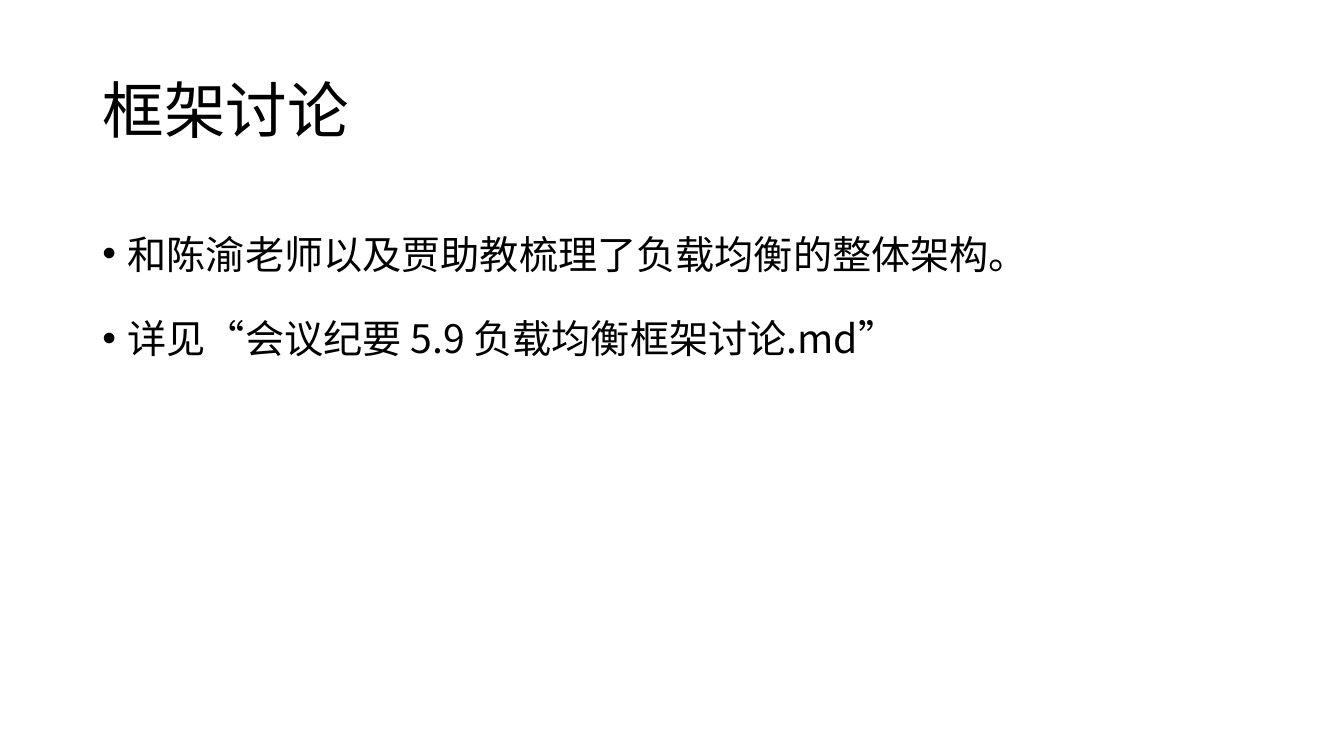
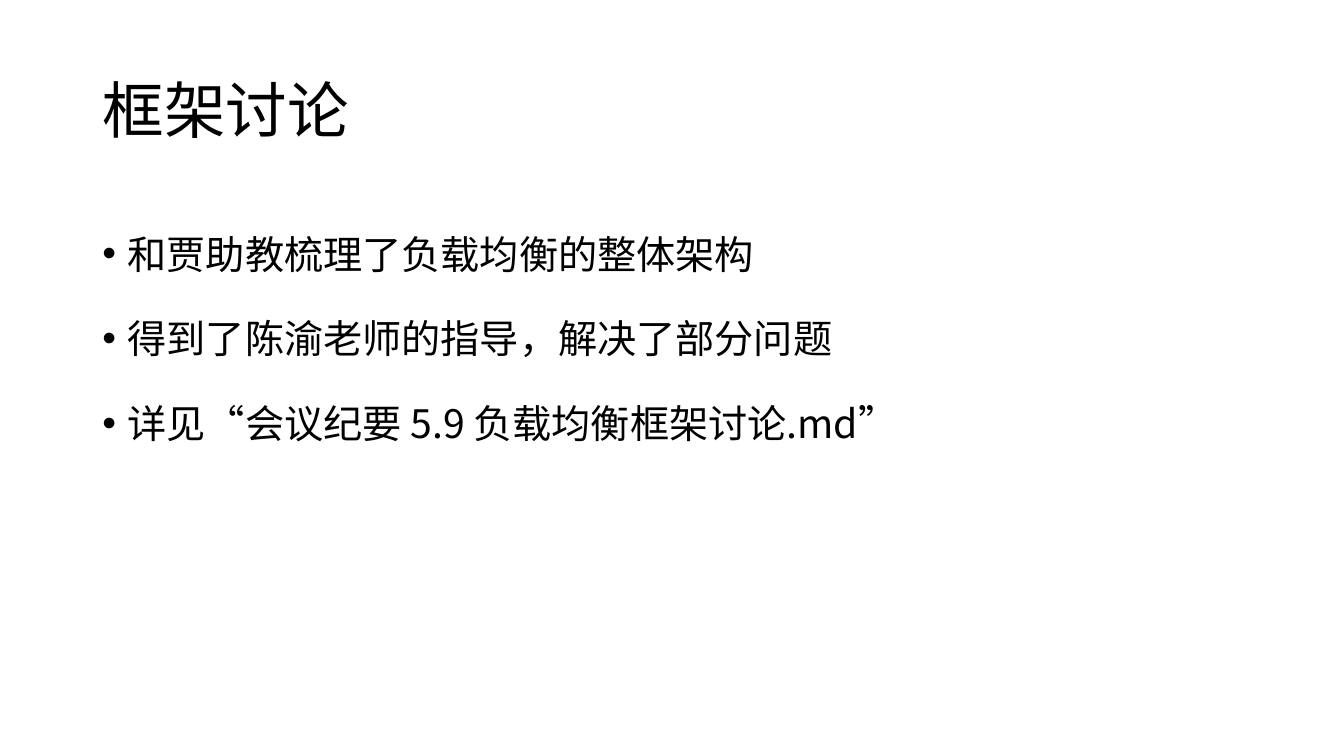
Before and after one commit to 131131yhx/arceos, a slide deck: slide 2 of report/进展 5.13.pptx. Drawn at 1344x756 pixels with LibreOffice and Linux fonts; fonts in the diff are those of the drawing. Boxes give left, top, right and bottom in pixels: in the first picture for what was removed or moved away, otherwise in the second. Text is boxed around its words. In the diff, an @@ line names an element or a change of style, - is before the commit and + after.

```diff
--- a/report/进展 5.13.pptx
+++ b/report/进展 5.13.pptx
@@ text at (128, 236, 833, 357): text changed @@
-• 和陈渝老师以及贾助教梳理了负载均衡的整体架构。
+• 和贾助教梳理了负载均衡的整体架构
+• 得到了陈渝老师的指导，解决了部分问题
```
Also in this commit, not shown: 1 other file.
